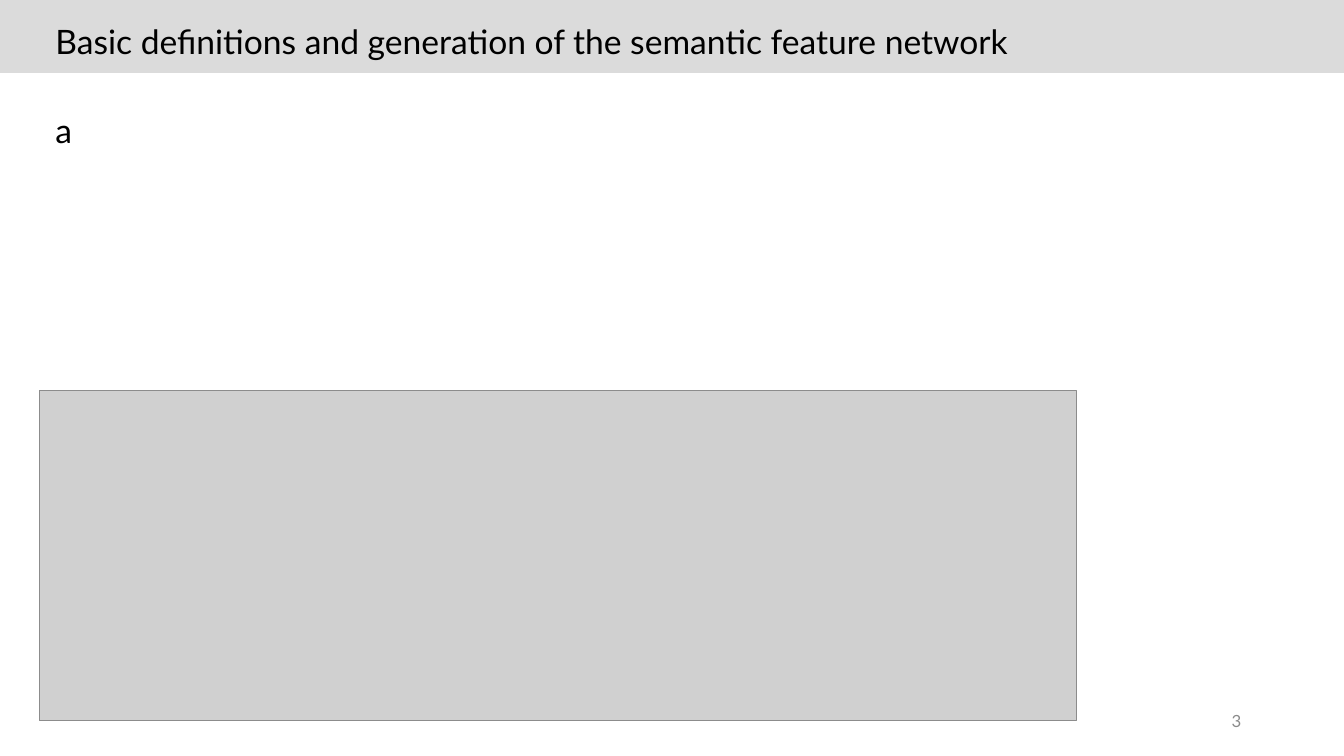
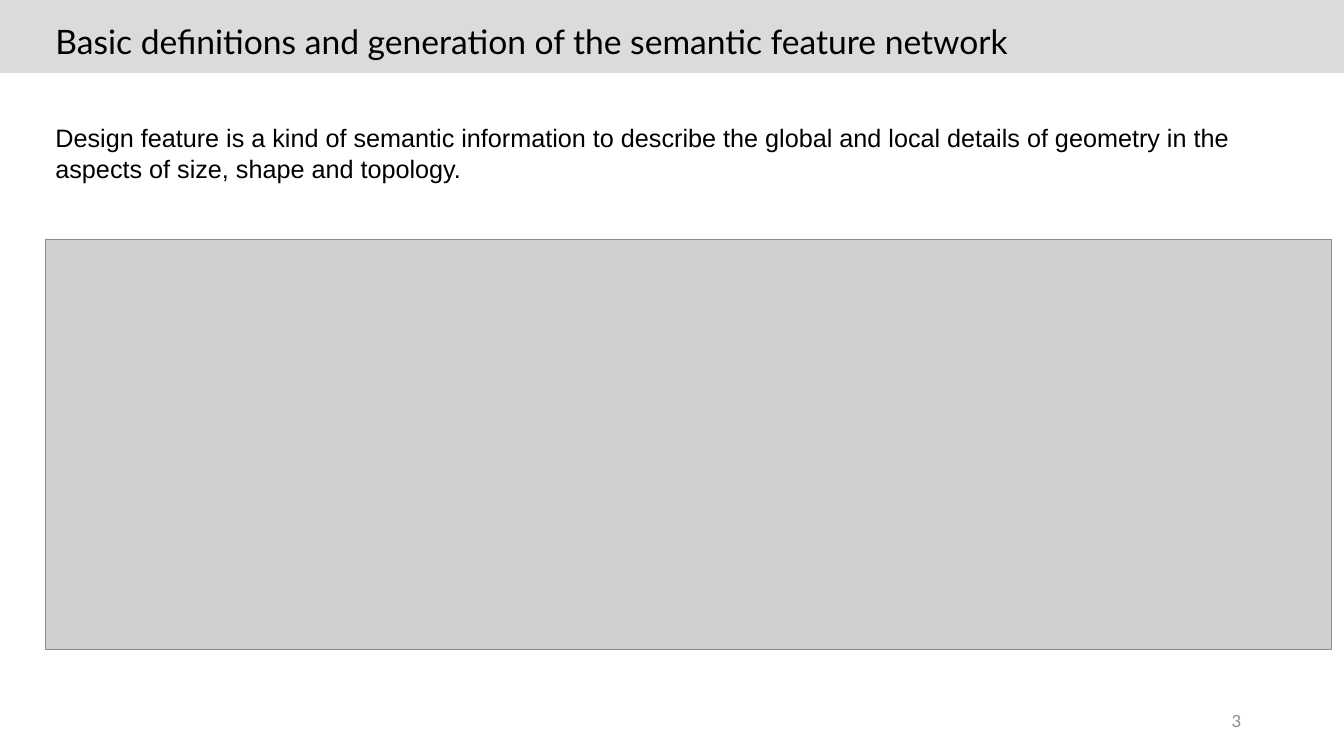
Before and after one commit to JoTsuchi22/lab_share, a slide deck: slide 3 of 文献紹介/20220608/文献調査_土山雄飛_20220608.pptx. Drawn at 1344x756 pixels with LibreOffice and Linux fonts; fonts in the diff are those of the drawing; grey boxes stand for pictures. Boxes give left, top, right and bottom in pixels: in the first picture for what was removed or moved away, otherwise in the second. Text is boxed around its words. In the diff, an @@ line names an element or a change of style, - is before the commit and + after.

```diff
--- a/文献紹介/20220608/文献調査_土山雄飛_20220608.pptx
+++ b/文献紹介/20220608/文献調査_土山雄飛_20220608.pptx
@@ text at [55, 128, 1229, 183]: text changed; size 24 to 18 pt; font Lato to Arial @@
-a
+Design feature is a kind of semantic information to describe the global and local details of geometry in the aspects of size, shape and topology.
@@ picture: place and size @@
-picture at [39, 390, 1077, 721]
+picture at [45, 240, 1332, 650]
```
Also in this commit, not shown: 1 other slide changed, 1 other file.
